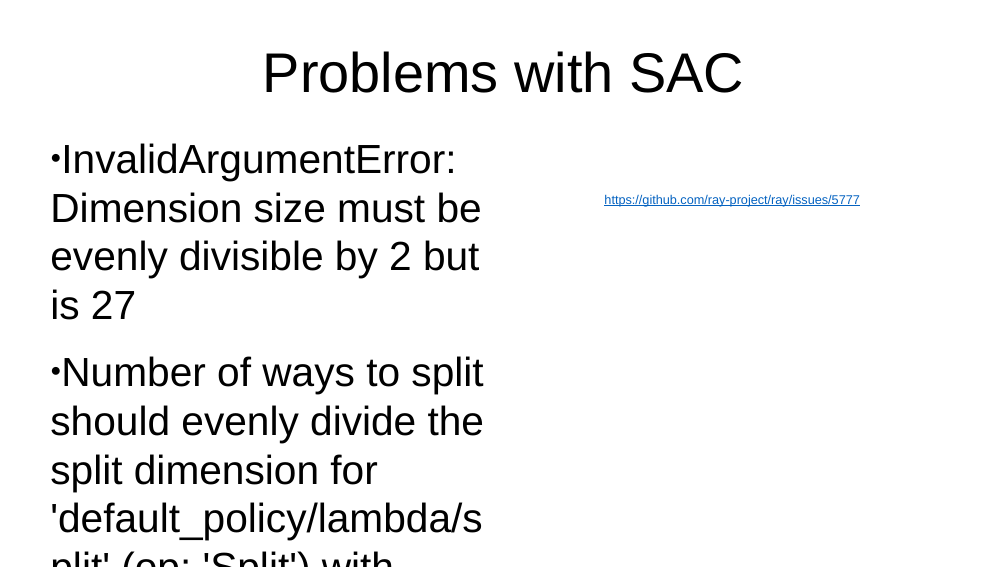
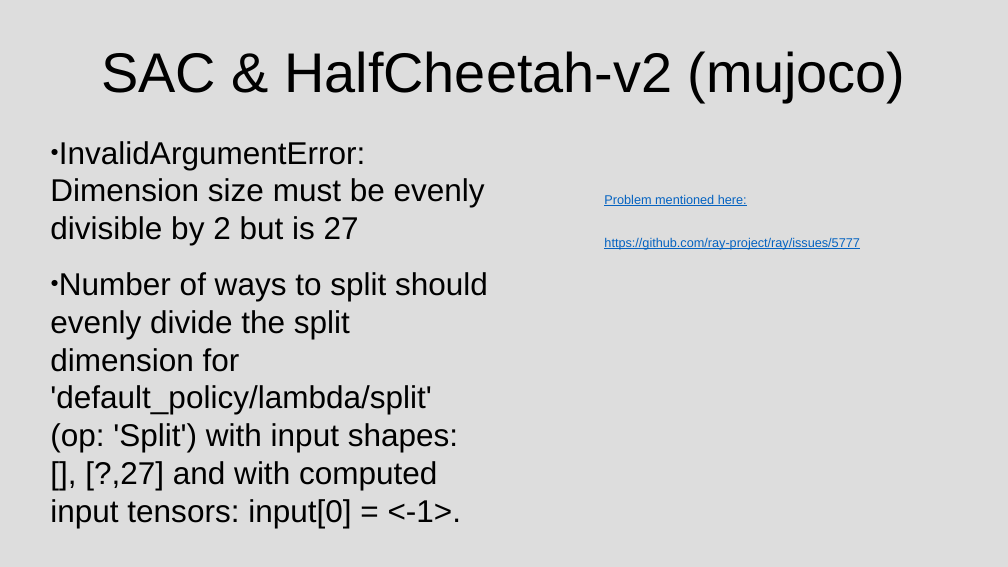
Before and after one commit to sgillen/seagul, a slide deck: slide 9 of seagul/rllib/rllib_with_rbf/Temporary_Results.pptx (slide 19 before the commit). Drawn at 1008x567 pixels with LibreOffice and Linux fonts; fonts in the diff are those of the drawing. Boxes give left, top, right and bottom in pixels: in the first picture for what was removed or moved away, otherwise in the second. Text is boxed around its words. In the diff, an @@ line names an element or a change of style, - is before the commit and + after.

```diff
--- a/seagul/rllib/rllib_with_rbf/Temporary_Results.pptx
+++ b/seagul/rllib/rllib_with_rbf/Temporary_Results.pptx
@@ background #FFFFFF to #BFBFBF at 53% opacity @@
@@ title at <box>101,51,905,102</box>: text changed @@
-Problems with SAC
+SAC & HalfCheetah-v2 (mujoco)
@@ text "InvalidArgumentError: Dimension size must be ..." at <box>50,141,488,528</box>: size 32 to 24.8 pt @@
@@ text at <box>604,194,747,206</box>: paragraph added @@
+Problem mentioned here:
```
Also in this commit, not shown: 17 other slides changed, 7 slides added, 1 slide removed.
